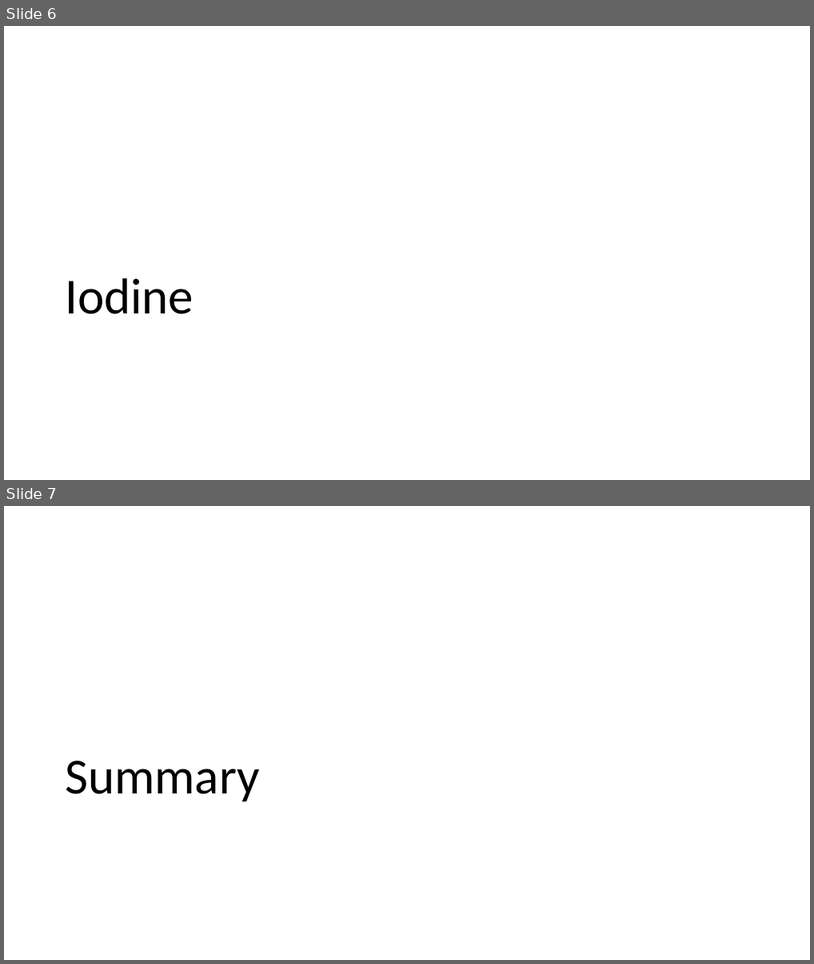
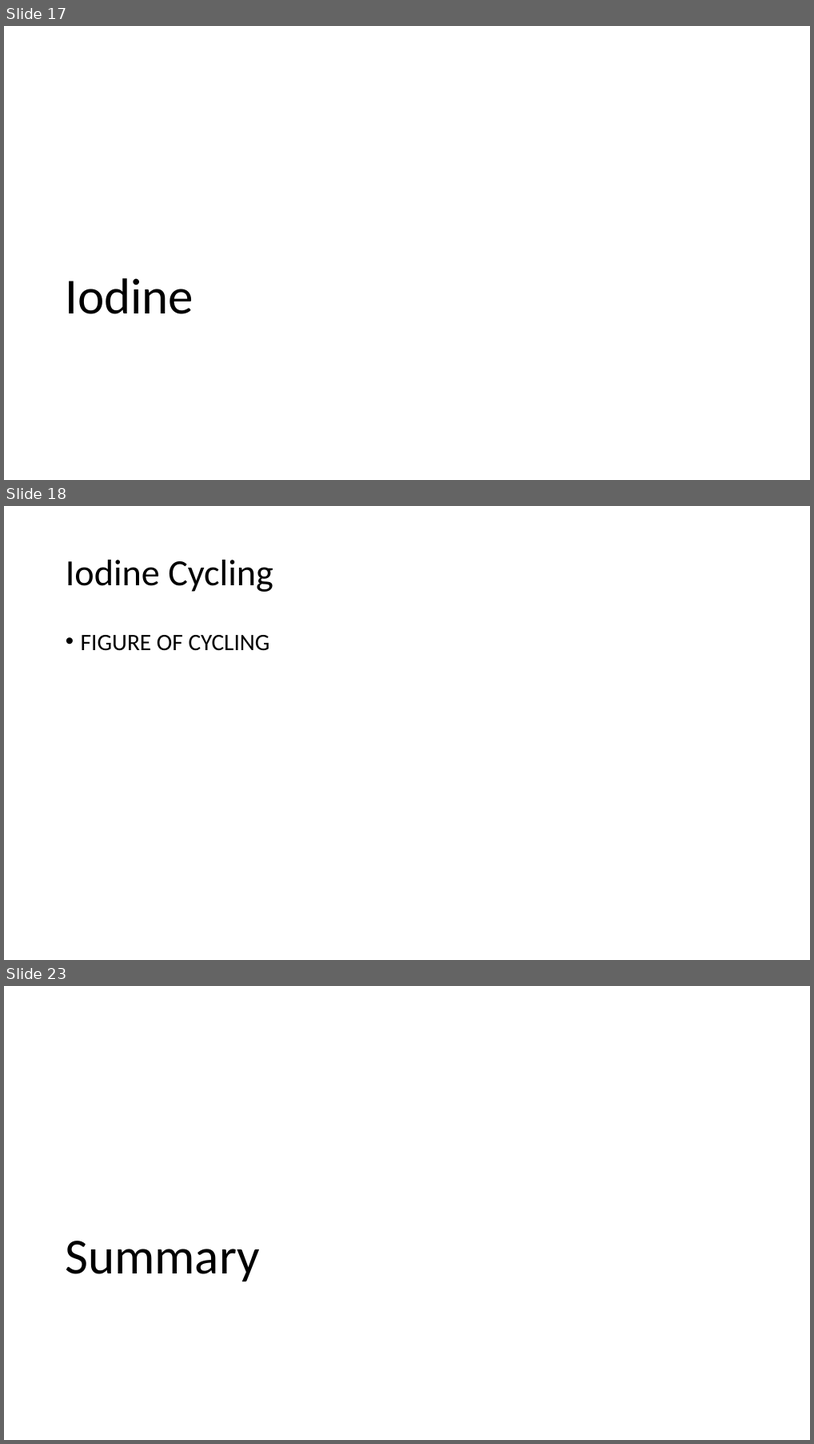
Before and after one commit to machen/Thesis-Proposal, a slide deck: Presentation.pptx. Shown one above the other, each under a label of ours: slides 6 and 7 before the commit, slides 17, 18 and 23 after it; the slides between them are not shown. The pictures are 814x964 and 814x1444 pixels, drawn with LibreOffice and Linux fonts; fonts in the diff are those of the drawing. Boxes give left, top, right and bottom in pixels: in the first picture for what was removed or moved away, otherwise in the second. Text is boxed around its words. In the diff, an @@ line names an element or a change of style, - is before the commit and + after.

Commit message:
Outline slides
Outlined the slides for the presentation, need to make a ton of figures

```diff
--- a/Presentation.pptx
+++ b/Presentation.pptx
@@ slide 18 added at box(4, 506, 810, 960), background #FFFFFF @@
@@ title added at box(66, 560, 274, 592), 44 pt, text #000000 @@
+Iodine Cycling
@@ text added at box(81, 635, 270, 651), 28 pt, text #000000 @@
+• FIGURE OF CYCLING
@@ what was slide 6 is now slide 17 @@
@@ what was slide 7 is now slide 23 @@
```
Also in this commit, not shown: 1 slide changed, 16 other slides added, 1 slide removed.
